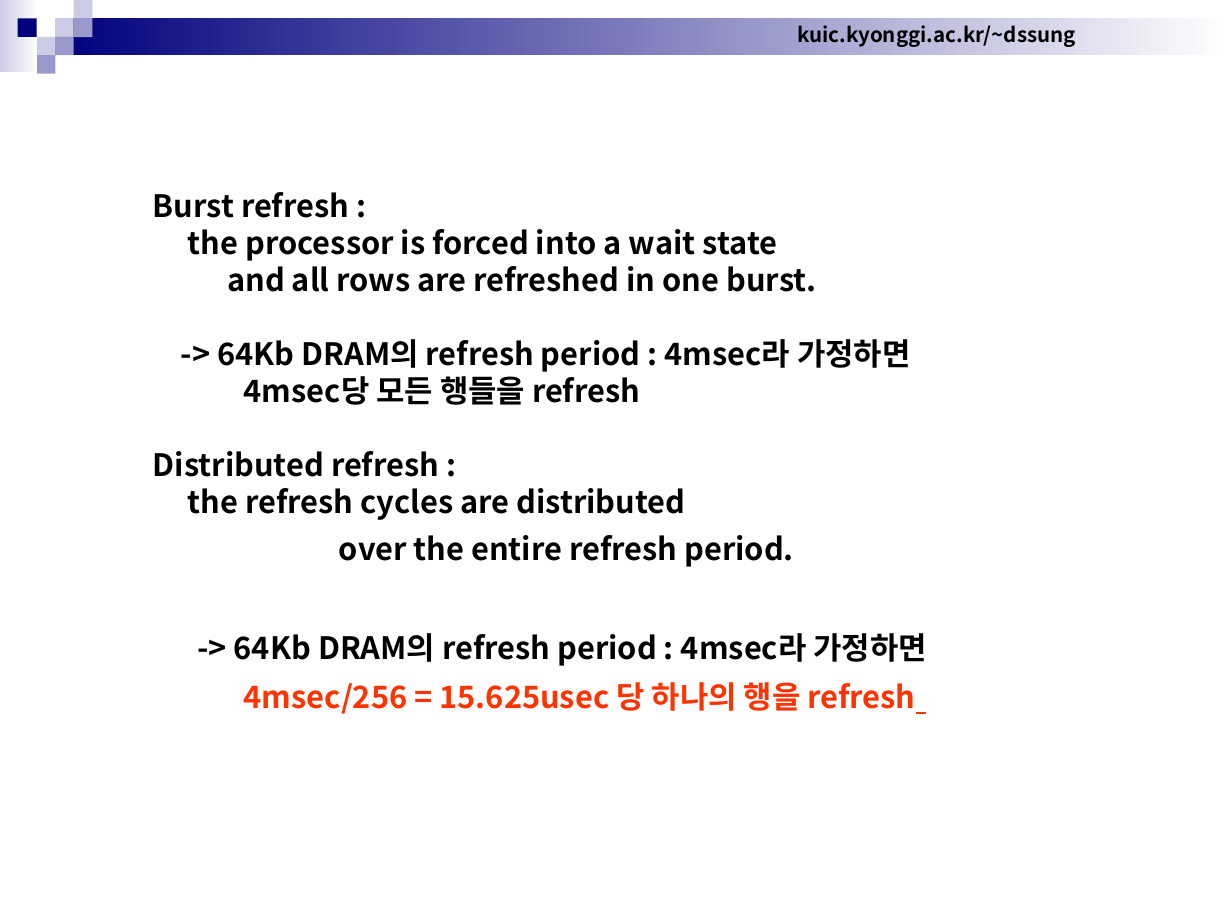
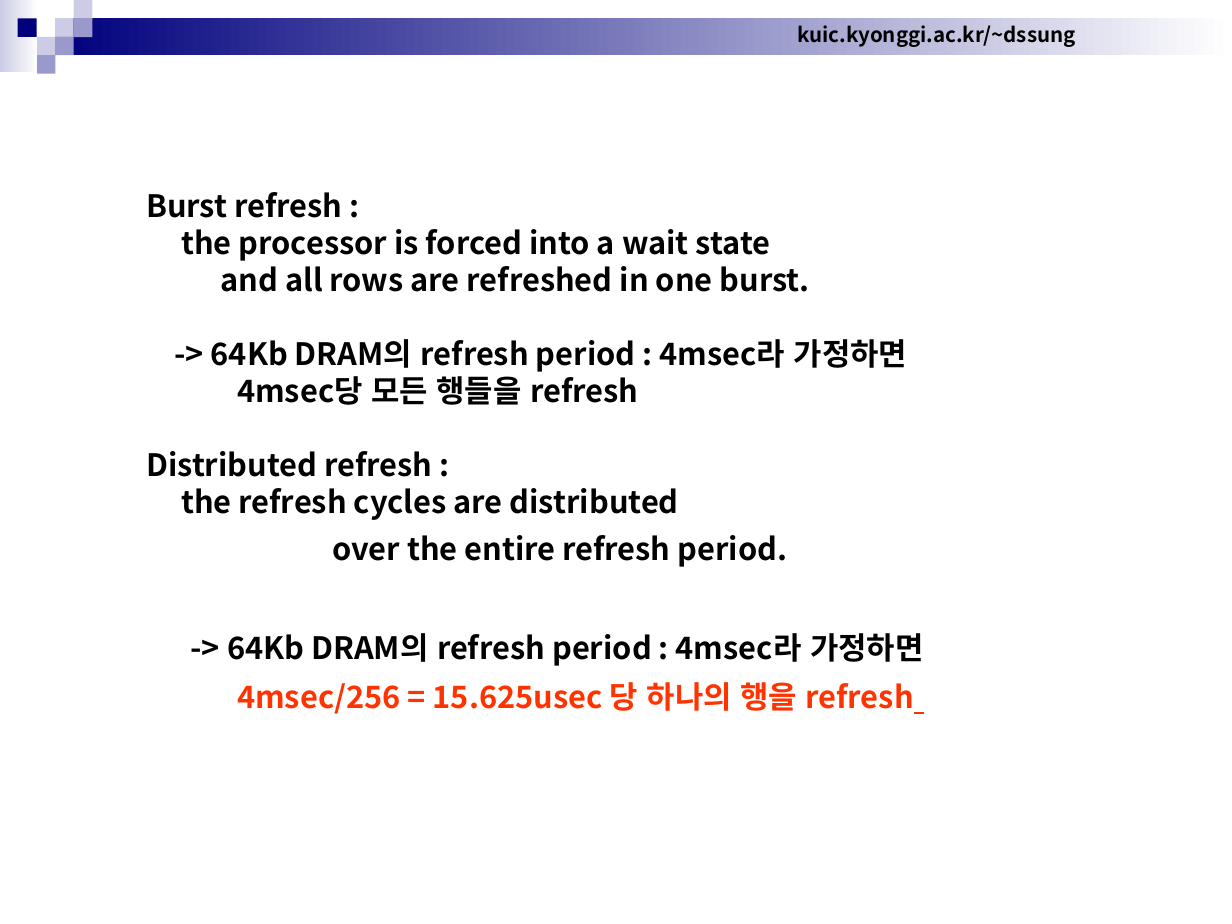
Before and after one commit to cocojk/major, a slide deck: slide 22 of arch3/Chapter7. Memory - DRAM.ppt. Drawn at 1232x924 pixels with LibreOffice and Linux fonts; fonts in the diff are those of the drawing. Boxes give left, top, right and bottom in pixels: in the first picture for what was removed or moved away, otherwise in the second. Text is boxed around its words. In the diff, an @@ line names an element or a change of style, - is before the commit and + after.

```diff
--- a/arch3/Chapter7. Memory - DRAM.ppt
+++ b/arch3/Chapter7. Memory - DRAM.ppt
@@ text "Burst refresh :": place and size @@
-text "Burst refresh :" at [153, 192, 927, 714]
+text "Burst refresh :" at [146, 192, 923, 714]
```
Also in this commit, not shown: 58 other slides changed, 3 other files.
